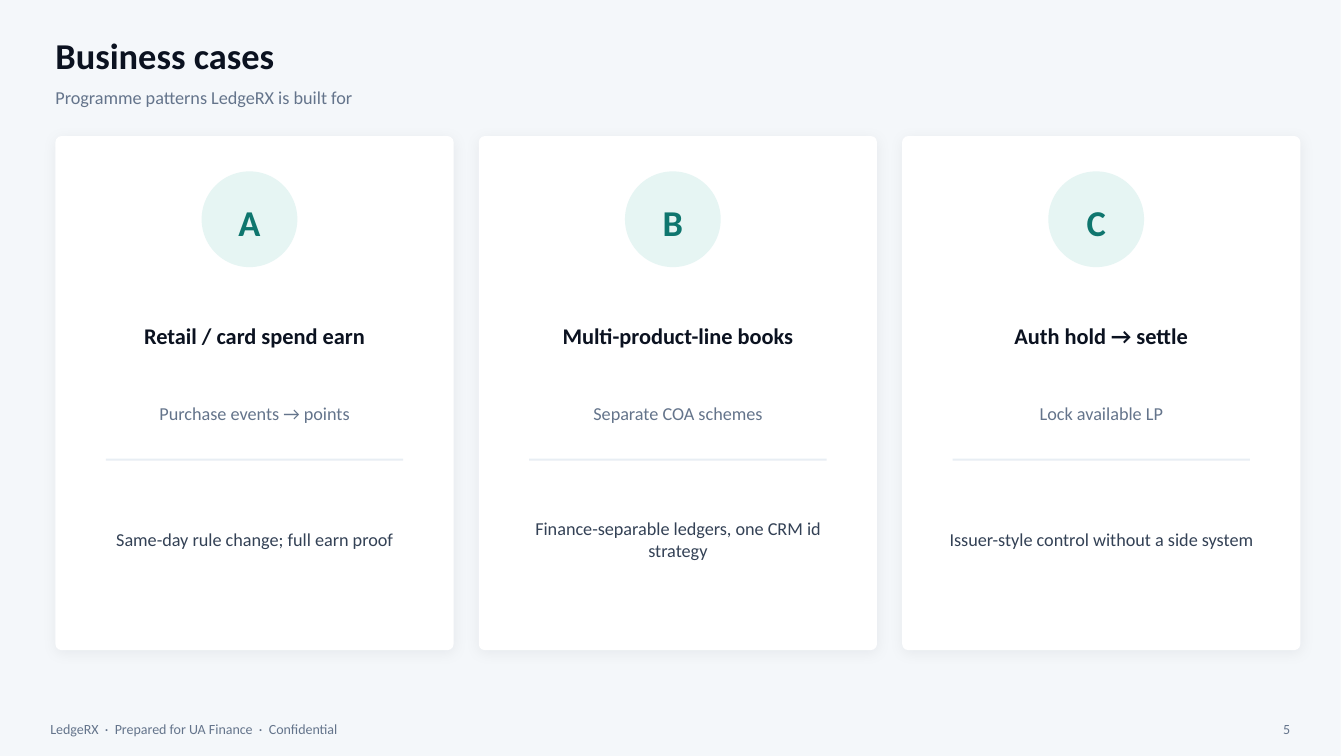
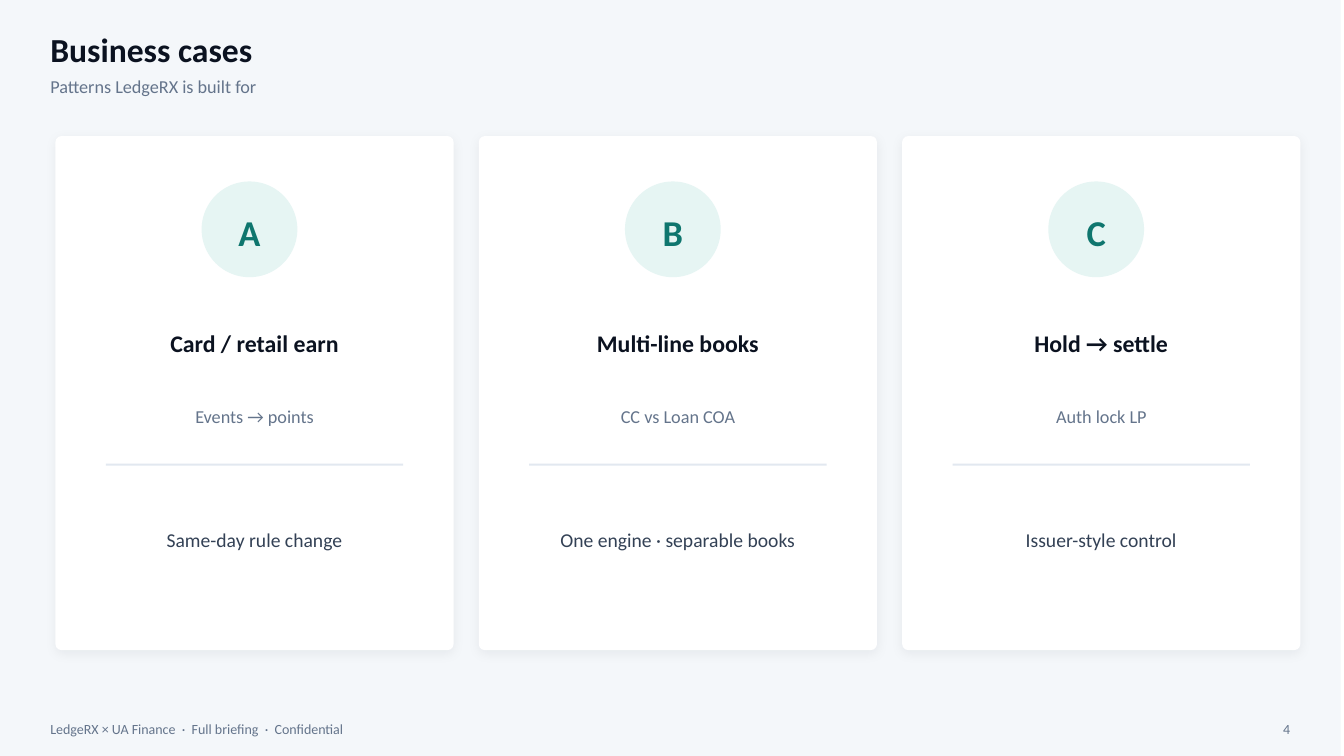
Before and after one commit to yky32/ledger-engine, a slide deck: slide 5 of docs/decks/LedgeRX-Product-Overview.pptx. Drawn at 1344x756 pixels with LibreOffice and Linux fonts; fonts in the diff are those of the drawing. Boxes give left, top, right and bottom in pixels: in the first picture for what was removed or moved away, otherwise in the second. Text is boxed around its words. In the diff, an @@ line names an element or a change of style, - is before the commit and + after.

Commit message:
docs: merge UAF product + landscape + events into full briefing

```diff
--- a/docs/decks/LedgeRX-Product-Overview.pptx
+++ b/docs/decks/LedgeRX-Product-Overview.pptx
@@ text "Business cases" at <box>50,38,252,63</box>: size 26 to 24 pt @@
@@ text at <box>50,80,256,96</box>: text changed @@
-Programme patterns LedgeRX is built for
+Patterns LedgeRX is built for
@@ shadow changed in 3 elements at <box>55,136,454,650</box>, <box>479,136,877,650</box>, <box>902,136,1301,650</box> @@
@@ 3 texts, 3 ellipses: place and size @@
-3 texts, 3 ellipses at <box>202,171,1144,267</box>
+3 texts, 3 ellipses at <box>202,181,1144,277</box>
@@ text at <box>170,335,339,352</box>: text changed; size 16 to 17 pt @@
-Retail / card spend earn
+Card / retail earn
@@ text at <box>597,335,758,352</box>: text changed; size 16 to 17 pt @@
-Multi-product-line books
+Multi-line books
@@ text at <box>1034,335,1168,352</box>: text changed; size 16 to 17 pt @@
-Auth hold → settle
+Hold → settle
@@ text at <box>195,410,314,426</box>: text changed @@
-Purchase events → points
+Events → points
@@ text at <box>621,411,735,423</box>: text changed @@
-Separate COA schemes
+CC vs Loan COA
@@ text at <box>1056,410,1147,423</box>: text changed @@
-Lock available LP
+Auth lock LP
@@ 3 rectangles: place and size @@
-3 rectangles at <box>106,459,1250,461</box>
+3 rectangles at <box>106,464,1250,466</box>
@@ fill #E8EEF4 to #E2E8F0 in 3 elements at <box>529,464,827,466</box>, <box>953,464,1250,466</box>, <box>106,464,403,466</box> @@
@@ text at <box>167,533,342,551</box>: text changed; size 13 to 14 pt @@
-Same-day rule change; full earn proof
+Same-day rule change
@@ text at <box>560,533,795,551</box>: text changed; size 13 to 14 pt @@
-Finance-separable ledgers, one CRM id strategy
+One engine · separable books
@@ text at <box>1026,533,1177,550</box>: text changed; size 13 to 14 pt @@
-Issuer-style control without a side system
+Issuer-style control
@@ text at <box>50,724,344,737</box>: text changed @@
-LedgeRX · Prepared for UA Finance · Confidential
+LedgeRX × UA Finance · Full briefing · Confidential
@@ text at <box>1283,725,1290,734</box>: text changed @@
-5
+4
```
Also in this commit, not shown: 9 other slides changed, 13 slides added, 3 slides removed, 4 other files.
